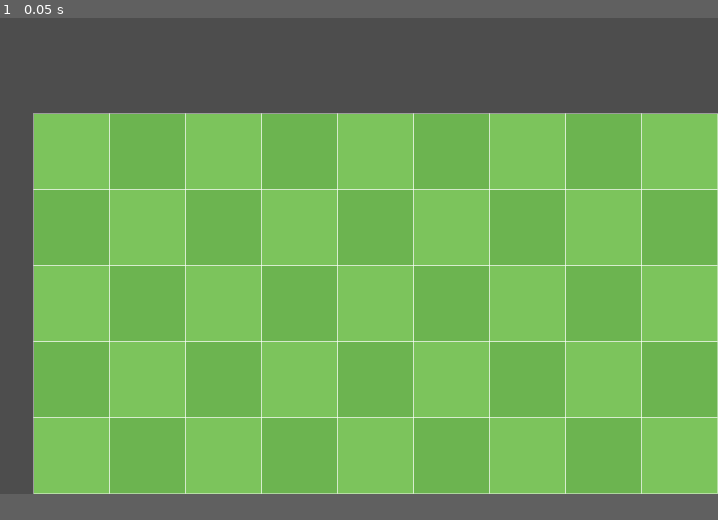
Above: before the commit, frame 1.
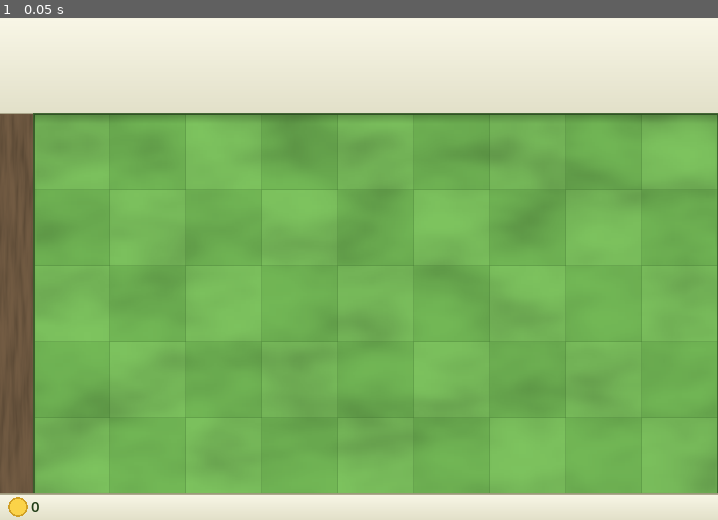
Above: after the commit, the same moment.

Repository: saki13/luciaPlantElement
Game: Godot game, scene res://scenes/Main.tscn
Same seed, same stepped clock (60 frames per second), same inputs: the game is played once before the commit and once after it.
Inputs:
- Up to frame 1 (0.05 s): no input
In our replay, the window is 718x476 before the commit and 718x502 after it. These sizes can differ from the game's own. Grey fills any space a smaller window leaves; there, only what the larger window draws over its background counts as a difference.

The runs differ from the first frame. In frame 1, 37% of the frame differs, in the area x 0-100%, y 0-100%.
Error before the commit: Invalid access to property or key 'meta' on a base object of type 'Dictionary'. (res://scripts/ReplayPlayer.gd:61)
Error after the commit: Invalid access to property or key 'meta' on a base object of type 'Dictionary'. (res://scripts/ReplayPlayer.gd:82)

Commit message:
画面美化 v2：用 Godot 内置资源重做渲染层
背景原本是纯色块棋盘 + 白网格线，观感像调试工具。本次全部用 Godot 内置资源
程序化生成，不引入任何外部素材（零授权风险，且与 Q 版粗描边画风同源）：

- 草地明暗斑：FastNoiseLite 烧成 96x96 Image 铺满整块（不平铺，无接缝）
- 单位落地投影：GradientTexture2D 径向渐变拉伸成椭圆
- 顶部卡栏 / 底部状态栏：GradientTexture2D 竖向渐变 + 分隔线 + 窄投影
- 接缝：白网格线换成低对比深绿细缝
- 左侧小车通道：独立泥土带 + 分界线
- 卡栏：按 meta.card_pool 画植物缩略图 + 阳光价，阳光不足自动变灰
- 资源计数：底部左侧阳光、右侧剩余小车图标
- 弹道加白色描边，保证在草地上可读

配套：
- 窗口 718x476 -> 718x502（多 26px 底部状态栏）
- 新增 PVZ_SHOT / PVZ_SHOT_AT 截图通道，可无人工介入地检查画面
  （_draw() 在 --headless 下不执行，这是唯一的视觉验证手段）

回归：50 个 Python 测试全绿；一致性门禁 827/827 通过，max_abs_diff=0.0。

Diff:
--- a/godot/project.godot
+++ b/godot/project.godot
@@ -17,7 +17,7 @@
 [display]
 
 window/size/viewport_width=718
-window/size/viewport_height=476
+window/size/viewport_height=502
 
 [rendering]
 
--- a/godot/scripts/ReplayPlayer.gd
+++ b/godot/scripts/ReplayPlayer.gd
@@ -12,9 +12,14 @@
 ##   PVZ_SPEED   播放倍速（默认 1.0）
 ##   PVZ_AUTOQUIT=1  跑完自动退出（CI 冒烟用）
 
-const COL_A := Color(0.486, 0.769, 0.361)
-const COL_B := Color(0.424, 0.706, 0.314)
-const COL_LINE := Color(1.0, 1.0, 1.0, 0.45)
+const COL_A := Color(0.494, 0.769, 0.373)          # 草地浅格
+const COL_B := Color(0.451, 0.725, 0.337)          # 草地深格
+const COL_SEAM := Color(0.25, 0.44, 0.19, 0.28)    # 行/列接缝（替代刺眼白线）
+const COL_BORDER := Color(0.22, 0.38, 0.17, 0.90)  # 场地外框
+const COL_DIRT := Color(0.451, 0.361, 0.263)       # 左侧小车通道
+const COL_DIRT_D := Color(0.349, 0.275, 0.196)
+const COL_PANEL_BG := Color(0.949, 0.941, 0.871)   # 顶部卡栏底板
+const COL_PANEL_EDGE := Color(0.647, 0.627, 0.514, 0.9)
 const COL_PROJ := Color(0.18, 0.32, 0.12)
 const COL_MOWER := Color(0.85, 0.25, 0.22)
 
@@ -25,6 +30,13 @@
 var cell: float = 76.0
 var top_h: float = 96.0
 var gutter: float = 34.0
+
+# 视觉资源（全部由 Godot 内置资源程序化生成，零外部素材、零授权风险）
+var grass_tex: Texture2D          # FastNoiseLite 生成的草地明暗斑
+var shadow_tex: Texture2D         # GradientTexture2D 径向渐变做的柔和投影
+var panel_tex: Texture2D          # 顶部卡栏的竖向渐变
+var panel_shadow_tex: Texture2D   # 面板压在草坪上的窄投影
+var shadow_draw: Array = []       # 每帧 [x_px, ground_y_px, width]
 var rows: int = 5
 var cols: int = 9
 
@@ -45,16 +57,25 @@
 var end_tb: float = 0.0
 
 var hud: Label
+var font: Font
 var missing_sprites: Dictionary = {}
+
+# 截图通道（PVZ_SHOT=<png 路径>，PVZ_SHOT_AT=<播放到第几秒截>）
+var _shot_path := ""
+var _shot_at := 2.0
+var _shot_done := false
 
 
 func _ready() -> void:
 	speed = _env_float("PVZ_SPEED", 1.0)
 	autoquit = OS.get_environment("PVZ_AUTOQUIT") == "1"
+	_shot_path = OS.get_environment("PVZ_SHOT")
+	_shot_at = _env_float("PVZ_SHOT_AT", 2.0)
 
 	var replay_path := _resolve_replay_path()
 	_load_replay(replay_path)
 	_resolve_sprite_root()
+	_build_visual_resources()
 	_make_hud()
 
 	print("replay loaded: %s" % replay_path)
@@ -185,14 +206,72 @@
 		v.play(base)
 
 
+# ------------------------------------------------------------------ 视觉资源
+## 草地明暗斑：FastNoiseLite 直接烧进一张小图，铺满整块草地（不平铺，避免接缝）
+func _make_grass_tex() -> Texture2D:
+	var n := FastNoiseLite.new()
+	n.noise_type = FastNoiseLite.TYPE_SIMPLEX_SMOOTH
+	n.seed = 20261104
+	n.frequency = 0.045
+	n.fractal_octaves = 3
+	var size := 96
+	var img := Image.create(size, size, false, Image.FORMAT_RGBA8)
+	for y in range(size):
+		for x in range(size):
+			var v := n.get_noise_2d(float(x), float(y))
+			var a := clampf(v * 0.5 + 0.5, 0.0, 1.0)
+			img.set_pixel(x, y, Color(0.0, 0.0, 0.0, a * a * 0.30))
+	return ImageTexture.create_from_image(img)
+
+
+## 柔和投影：径向渐变（中心不透明 → 边缘透明），拉伸成椭圆当影子用
+func _make_shadow_tex() -> Texture2D:
+	var g := Gradient.new()
+	g.set_color(0, Color(0.0, 0.0, 0.0, 0.42))
+	g.set_color(1, Color(0.0, 0.0, 0.0, 0.0))
+	var gt := GradientTexture2D.new()
+	gt.gradient = g
+	gt.fill = GradientTexture2D.FILL_RADIAL
+	gt.fill_from = Vector2(0.5, 0.5)
+	gt.fill_to = Vector2(1.0, 0.5)
+	gt.width = 64
+	gt.height = 64
+	return gt
+
+
+func _build_visual_resources() -> void:
+	texture_repeat = CanvasItem.TEXTURE_REPEAT_ENABLED
+	font = ThemeDB.fallback_font
+	grass_tex = _make_grass_tex()
+	shadow_tex = _make_shadow_tex()
+	panel_tex = _make_vertical_gradient(
+		Color(0.973, 0.965, 0.902), Color(0.886, 0.878, 0.788))
+	panel_shadow_tex = _make_vertical_gradient(
+		Color(0.0, 0.0, 0.0, 0.22), Color(0.0, 0.0, 0.0, 0.0))
+
+
+func _make_vertical_gradient(top: Color, bottom: Color) -> Texture2D:
+	var g := Gradient.new()
+	g.set_color(0, top)
+	g.set_color(1, bottom)
+	var gt := GradientTexture2D.new()
+	gt.gradient = g
+	gt.fill = GradientTexture2D.FILL_LINEAR
+	gt.fill_from = Vector2(0.0, 0.0)
+	gt.fill_to = Vector2(0.0, 1.0)
+	gt.width = 4
+	gt.height = 64
+	return gt
+
+
 # ------------------------------------------------------------------ HUD
 func _make_hud() -> void:
 	var layer := CanvasLayer.new()
 	add_child(layer)
 	hud = Label.new()
-	hud.position = Vector2(8.0, 6.0)
-	hud.add_theme_font_size_override("font_size", 16)
-	hud.add_theme_color_override("font_color", Color(0.09, 0.16, 0.09))
+	hud.position = Vector2(92.0, top_h + rows * cell + 6.0)
+	hud.add_theme_font_size_override("font_size", 14)
+	hud.add_theme_color_override("font_color", Color(0.30, 0.34, 0.26))
 	layer.add_child(hud)
 
 
@@ -200,9 +279,8 @@
 	if hud == null:
 		return
 	var sc := str(rep["meta"]["scene"])
-	hud.text = "%s  seed=%d   t=%5.1fs   sun=%d   lives=%d   %s" % [
-		sc, int(rep["meta"]["seed"]), t, sun, lives,
-		"(finished)" if done else ""]
+	hud.text = "%s   seed=%d   t=%5.1fs%s" % [
+		sc, int(rep["meta"]["seed"]), t, "   (finished)" if done else ""]
 
 
 # ------------------------------------------------------------------ 主循环
@@ -229,6 +307,18 @@
 	_apply(idx, idx + 1, alpha)
 	_update_hud()
 	queue_redraw()
+
+	if _shot_path != "" and not _shot_done and t >= _shot_at:
+		_shot_done = true
+		_capture_and_quit()
+
+
+func _capture_and_quit() -> void:
+	await RenderingServer.frame_post_draw
+	var img := get_viewport().get_texture().get_image()
+	var err := img.save_png(_shot_path)
+	print("shot saved: %s (err=%d)" % [_shot_path, err])
+	get_tree().quit()
 
 
 func _finish() -> void:
@@ -250,6 +340,7 @@
 		prev_enemy[int(d[0])] = d
 
 	var seen := {}
+	shadow_draw.clear()
 	# --- 敌人
 	for d in fb["e"]:
 		var uid := int(d[0])
@@ -263,6 +354,7 @@
 			x_prev = float(prev_enemy[uid][2])
 		var x := lerpf(x_prev, x_current, alpha)
 		v.position = Vector2(gutter + (x + 0.4) * cell, top_h + float(d[1]) * cell + cell - 6.0)
+		shadow_draw.append([v.position.x, v.position.y, cell * 0.92])
 		if int(d[6]) == 1:
 			if v.animation != "attack":
 				v.play("attack")
@@ -282,6 +374,7 @@
 			continue
 		v.position = Vector2(gutter + (float(d[2]) + 0.5) * cell,
 			top_h + float(d[1]) * cell + cell - 6.0)
+		shadow_draw.append([v.position.x, v.position.y, cell * 0.74])
 		var shots := int(d[5]) if d.size() > 5 else 0
 		var shots_prev := shots
 		if prev_plant.has(uid) and prev_plant[uid].size() > 5:
@@ -309,19 +402,124 @@
 
 # ------------------------------------------------------------------ 绘制
 func _draw() -> void:
+	var bx := gutter
+	var by := top_h
+	var bw := cols * cell
+	var bh := rows * cell
+
+	# 顶部卡栏底板（竖向渐变）+ 分隔线
+	draw_rect(Rect2(0, 0, gutter + bw, top_h), COL_PANEL_BG, true)
+	if panel_tex != null:
+		draw_texture_rect(panel_tex, Rect2(0, 0, gutter + bw, top_h), false)
+	draw_line(Vector2(0, top_h), Vector2(gutter + bw, top_h), COL_PANEL_EDGE, 2.0)
+
+	# 草地两色格
 	for r in range(rows):
 		for c in range(cols):
 			var col := COL_A if (r + c) % 2 == 0 else COL_B
-			var rect := Rect2(gutter + c * cell, top_h + r * cell, cell, cell)
-			draw_rect(rect, col, true)
-			draw_rect(rect, COL_LINE, false, 1.0)
-
-	# 小车（该行还有小车时画在左端）
+			draw_rect(Rect2(bx + c * cell, by + r * cell, cell, cell), col, true)
+
+	# 草地明暗斑（铺满整块，不平铺，无接缝）
+	if grass_tex != null:
+		draw_texture_rect(grass_tex, Rect2(bx, by, bw, bh), false)
+
+	# 接缝：细、暗、低对比（替代原来的白线）
+	for r in range(1, rows):
+		var sy := by + r * cell
+		draw_line(Vector2(bx, sy), Vector2(bx + bw, sy), COL_SEAM, 1.0)
+	for c in range(1, cols):
+		var sx := bx + c * cell
+		draw_line(Vector2(sx, by), Vector2(sx, by + bh), COL_SEAM, 1.0)
+
+	# 左侧小车通道：泥土带
+	draw_rect(Rect2(0, by, gutter, bh), COL_DIRT, true)
+	if grass_tex != null:
+		draw_texture_rect(grass_tex, Rect2(0, by, gutter, bh), false)
+	draw_line(Vector2(gutter, by), Vector2(gutter, by + bh), COL_DIRT_D, 2.0)
+
+	# 场地外框
+	draw_rect(Rect2(bx, by, bw, bh), COL_BORDER, false, 2.0)
+
+	# 面板压在草坪上的窄投影，避免"贴上去"的割裂感
+	if panel_shadow_tex != null:
+		draw_texture_rect(panel_shadow_tex, Rect2(bx, by, bw, 10.0), false)
+
+	# 卡栏：按回放的 card_pool 画出可用卡片（图标 + 阳光价，阳光不足则变灰）
+	var pool: Array = rep.get("meta", {}).get("card_pool", [])
+	if not pool.is_empty() and font != null:
+		var n := pool.size()
+		var gap := 6.0
+		var card_w := minf(64.0, (bw - 24.0 - (n - 1) * gap) / float(n))
+		var card_h := top_h - 20.0
+		var total := n * card_w + (n - 1) * gap
+		var x0 := bx + (bw - total) * 0.5
+		for i in range(n):
+			var key := str(pool[i])
+			var cx := x0 + i * (card_w + gap)
+			var cy := 10.0
+			var cost := float(units.get(key, {}).get("sun", 0))
+			var afford := float(sun) >= cost
+			draw_rect(Rect2(cx, cy, card_w, card_h),
+				Color(0.996, 0.988, 0.941) if afford else Color(0.847, 0.847, 0.816), true)
+			draw_rect(Rect2(cx, cy, card_w, card_h),
+				Color(0.514, 0.478, 0.353, 0.95) if afford else Color(0.6, 0.6, 0.58, 0.9),
+				false, 1.5)
+
+			var sf := _frames_for(key)
+			if sf != null and sf.has_animation("idle"):
+				var icon := sf.get_frame_texture("idle", 0)
+				if icon != null:
+					var s := card_w - 10.0
+					draw_texture_rect(icon, Rect2(cx + 5.0, cy + 3.0, s, s), false,
+						Color(1, 1, 1, 1) if afford else Color(1, 1, 1, 0.55))
+
+			draw_string(font, Vector2(cx + 4.0, cy + card_h - 4.0), "%d" % int(cost),
+				HORIZONTAL_ALIGNMENT_LEFT, -1, 13,
+				Color(0.13, 0.24, 0.09) if afford else Color(0.45, 0.45, 0.44))
+
+	# 单位落地投影（父节点 _draw 先于子节点渲染，所以自然压在精灵下面）
+	if shadow_tex != null:
+		for sd in shadow_draw:
+			var w := float(sd[2])
+			var h := w * 0.42
+			draw_texture_rect(shadow_tex,
+				Rect2(float(sd[0]) - w * 0.5, float(sd[1]) - h * 0.5, w, h), false)
+
+	# 小车：红轮 + 黄毂
 	for r in range(mini(rows, mowers.size())):
 		if int(mowers[r]) == 1:
-			var y := top_h + r * cell + cell * 0.5
-			draw_circle(Vector2(gutter * 0.5, y), 9.0, COL_MOWER)
-
+			var cy := top_h + r * cell + cell * 0.5
+			var cx := gutter * 0.5
+			draw_circle(Vector2(cx, cy), 10.0, COL_MOWER)
+			draw_circle(Vector2(cx, cy), 6.0, Color(0.97, 0.80, 0.28))
+			draw_circle(Vector2(cx, cy), 2.5, Color(0.28, 0.19, 0.14))
+
+	# 弹道：白色描边一圈，保证在草地上可读
 	for pd in proj_draw:
-		var y2 := top_h + float(pd[0]) * cell + cell * 0.45
-		draw_circle(Vector2(gutter + float(pd[1]) * cell, y2), 4.0, COL_PROJ)
+		var py := top_h + float(pd[0]) * cell + cell * 0.45
+		var px := gutter + float(pd[1]) * cell
+		draw_circle(Vector2(px, py), 5.0, Color(1.0, 1.0, 1.0, 0.55))
+		draw_circle(Vector2(px, py), 4.0, COL_PROJ)
+
+	# 底部状态栏（画在最后，盖住越界的落地投影）
+	var bar_y := by + bh
+	var bar_h := 26.0
+	draw_rect(Rect2(0, bar_y, gutter + bw, bar_h), COL_PANEL_BG, true)
+	if panel_tex != null:
+		draw_texture_rect(panel_tex, Rect2(0, bar_y, gutter + bw, bar_h), false)
+	draw_line(Vector2(0, bar_y), Vector2(gutter + bw, bar_y), COL_PANEL_EDGE, 2.0)
+
+	var cy2 := bar_y + bar_h * 0.5
+	# 左下：阳光
+	draw_circle(Vector2(18.0, cy2), 9.0, Color(0.984, 0.827, 0.286))
+	draw_circle(Vector2(18.0, cy2), 9.0, Color(0.816, 0.627, 0.145), false, 1.5)
+	if font != null:
+		draw_string(font, Vector2(31.0, cy2 + 5.0), "%d" % sun, HORIZONTAL_ALIGNMENT_LEFT,
+			-1, 15, Color(0.13, 0.24, 0.09))
+
+	# 右下：剩余小车（= 剩余生命）
+	for i in range(maxi(0, lives)):
+		var lx := gutter + bw - 16.0 - i * 18.0
+		draw_circle(Vector2(lx, cy2), 7.0, COL_MOWER)
+		draw_circle(Vector2(lx, cy2), 4.0, Color(0.97, 0.80, 0.28))
+		draw_circle(Vector2(lx, cy2), 1.8, Color(0.28, 0.19, 0.14))
